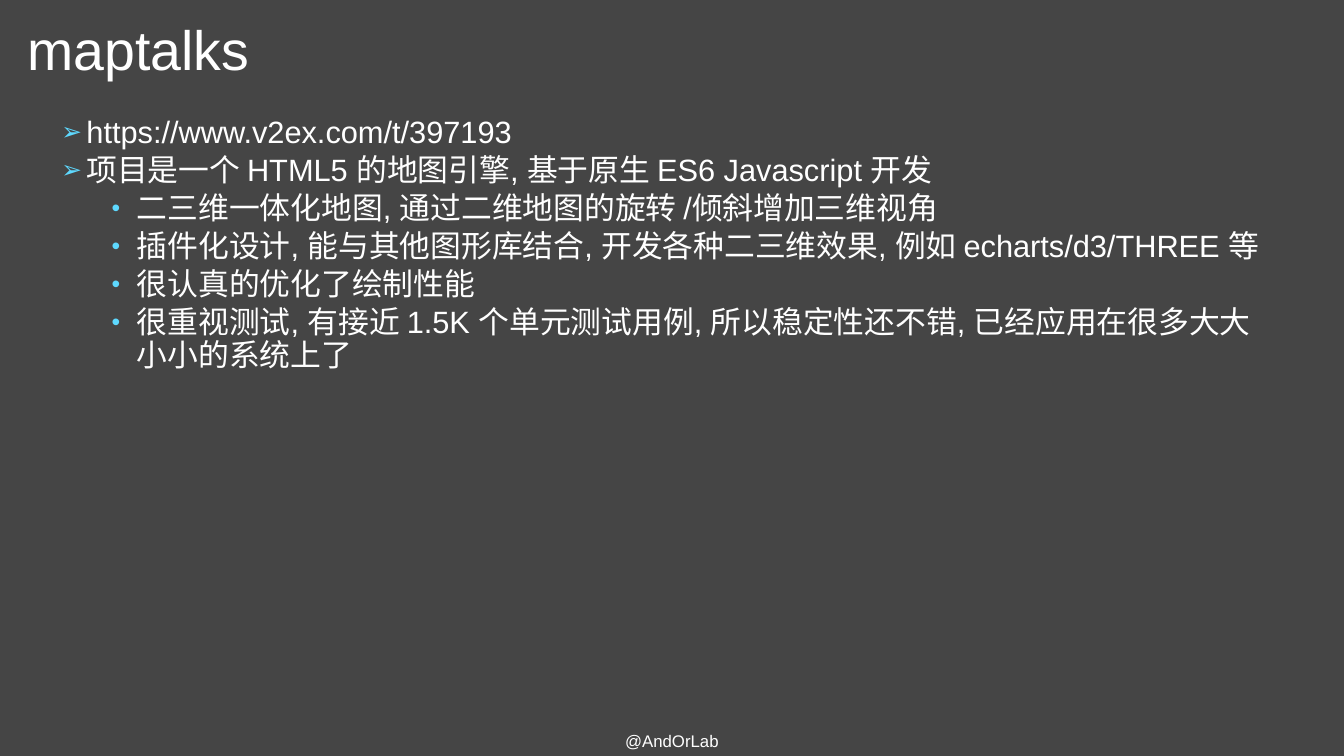
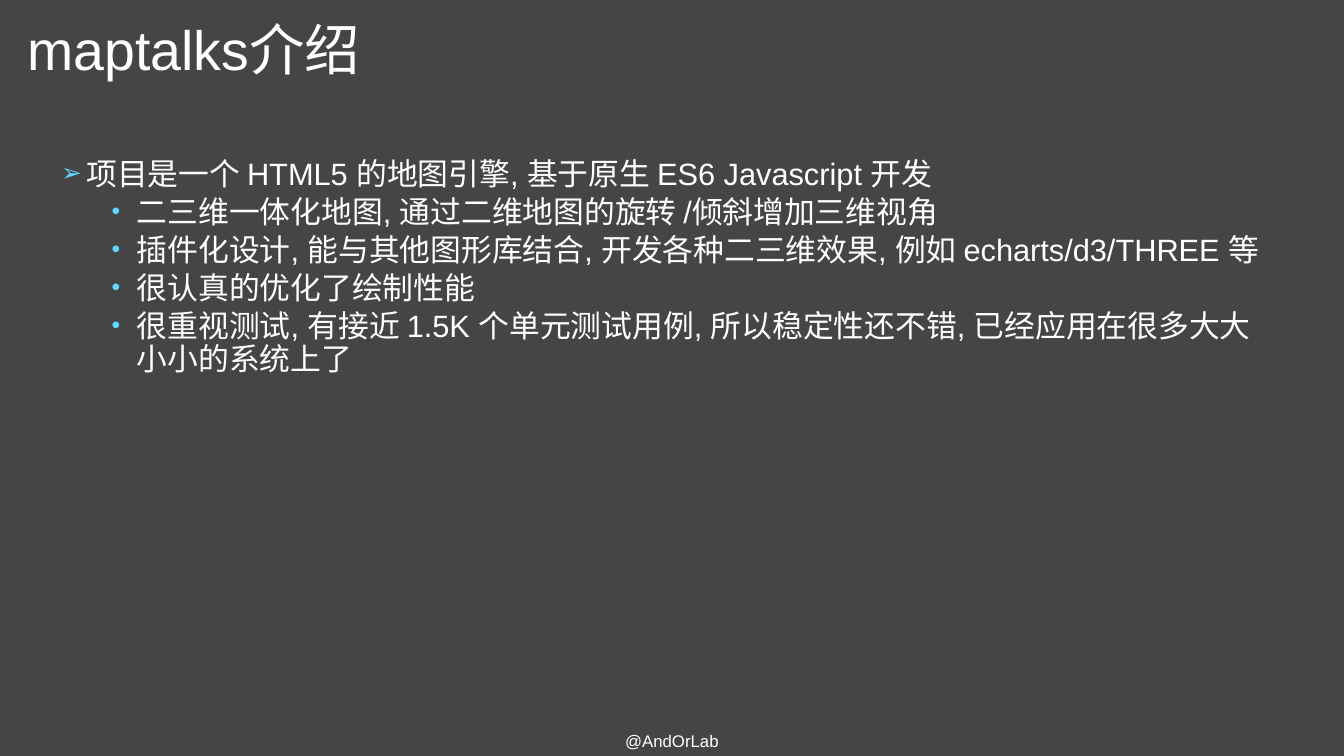
Before and after one commit to AndorLab/TodoList, a slide deck: slide 3 of contents/2018-11-14-杜秀秀/maptalks使用基础.pptx. Drawn at 1344x756 pixels with LibreOffice and Linux fonts; fonts in the diff are those of the drawing. Boxes give left, top, right and bottom in pixels: in the first picture for what was removed or moved away, otherwise in the second. Text is boxed around its words. In the diff, an @@ line names an element or a change of style, - is before the commit and + after.

```diff
--- a/contents/2018-11-14-杜秀秀/maptalks使用基础.pptx
+++ b/contents/2018-11-14-杜秀秀/maptalks使用基础.pptx
@@ title at (x1=27, y1=26, x2=360, y2=80): text changed @@
-maptalks
+maptalks介绍
@@ text at (x1=86, y1=120, x2=511, y2=149): paragraph removed @@
-➢ https://www.v2ex.com/t/397193
```
Also in this commit, not shown: 7 other slides changed, 3 slides added.
